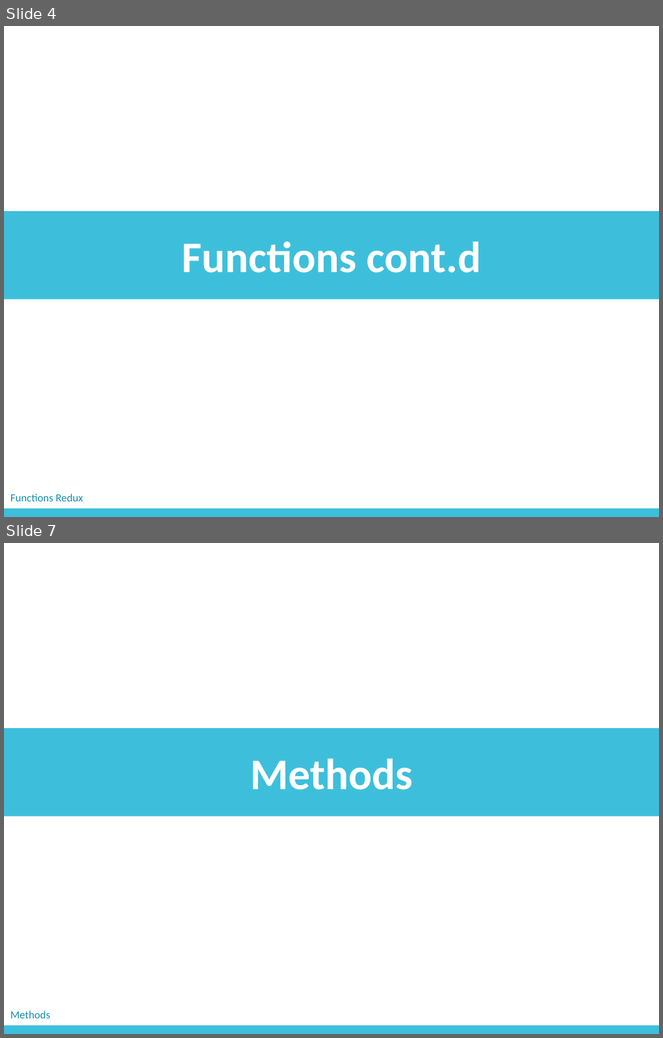
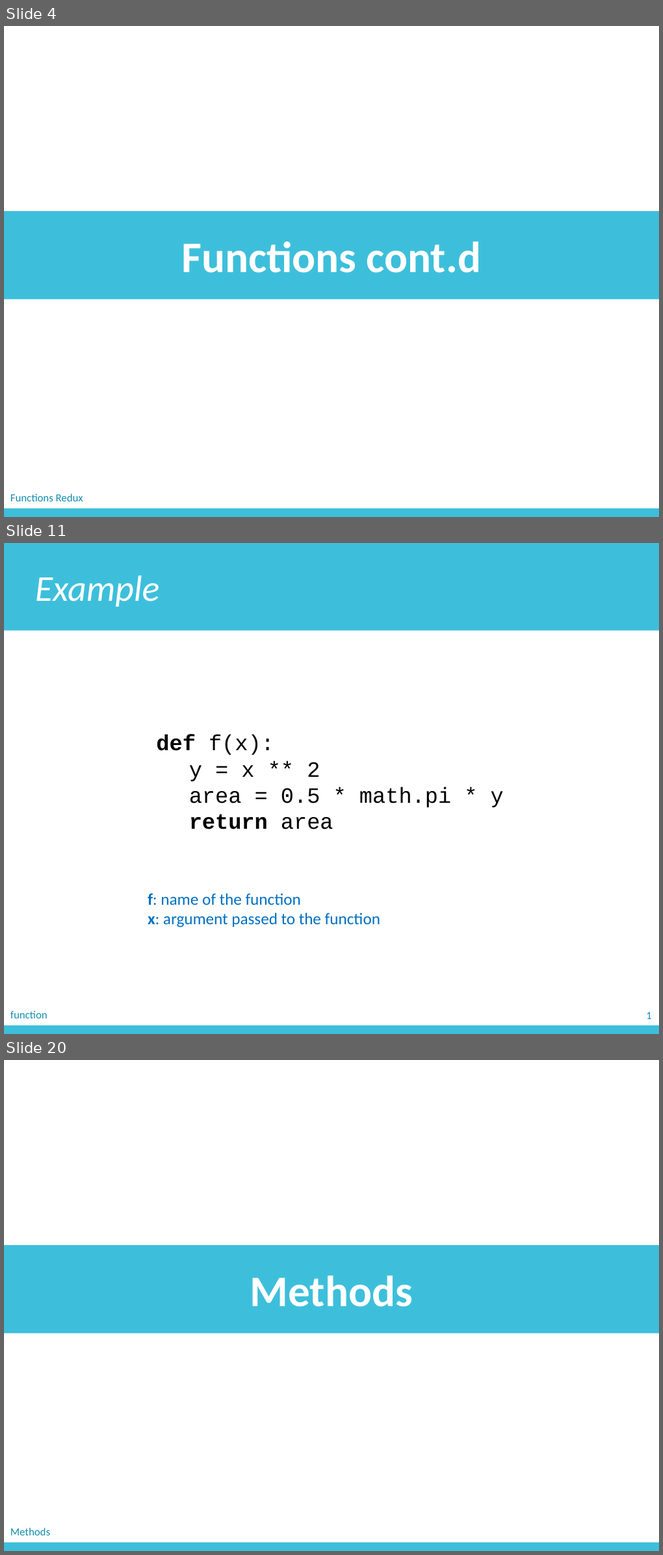
Before and after one commit to zichengliao/zuics101-fa17, a slide deck: lectures/lec05/lec05.pptx. Shown one above the other, each under a label of ours: slides 4 and 7 before the commit, slides 4, 11 and 20 after it; the slides between them are not shown. The pictures are 663x1038 and 663x1555 pixels, drawn with LibreOffice and Linux fonts; fonts in the diff are those of the drawing. Boxes give left, top, right and bottom in pixels: in the first picture for what was removed or moved away, otherwise in the second. Text is boxed around its words. In the diff, an @@ line names an element or a change of style, - is before the commit and + after.

```diff
--- a/lectures/lec05/lec05.pptx
+++ b/lectures/lec05/lec05.pptx
@@ slide 11 added at (x1=4, y1=543, x2=659, y2=1034), background #FFFFFF @@
@@ rectangle added at (x1=4, y1=543, x2=659, y2=630), fill #3DBFDB, 40 pt, text #FFFFFF, italic @@
+Example
@@ text added at (x1=156, y1=735, x2=504, y2=830), 24 pt, text #000000 @@
+def f(x):
+y = x ** 2
+area = 0.5 * math.pi * y
+return area
@@ text added at (x1=148, y1=893, x2=380, y2=928), 18 pt, text #0070C0 @@
+f: name of the function
+x: argument passed to the function
@@ rectangle added at (x1=4, y1=1026, x2=659, y2=1034), fill #3DBFDB @@
@@ text added at (x1=10, y1=1011, x2=48, y2=1019), 12 pt, text #118EB0 @@
+function
@@ text added at (x1=646, y1=1012, x2=651, y2=1019), 12 pt, text #118EB0 @@
+1
@@ what was slide 7 is now slide 20 @@
```
Also in this commit, not shown: 2 slides changed, 12 other slides added, 4 other files.
